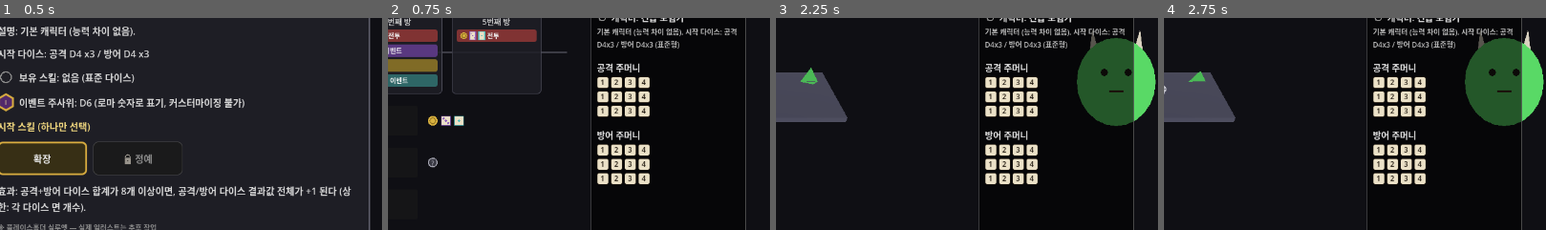
Above: before the commit, frames 1-4 (left to right).
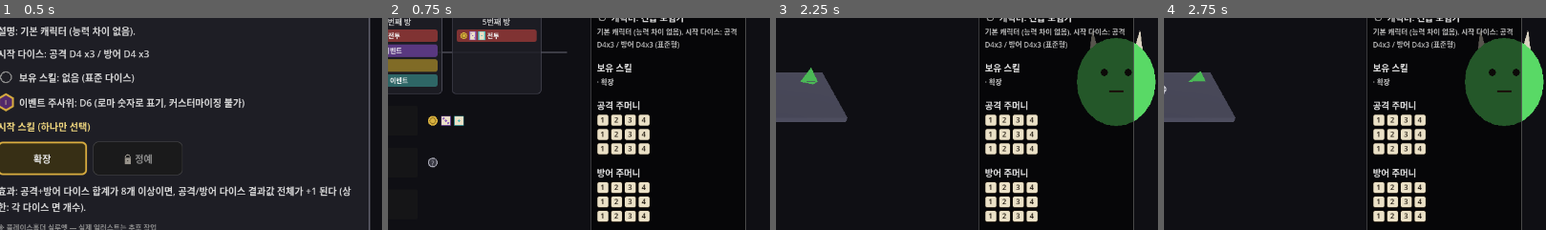
Above: after the commit, the same moments.

Repository: YGseok/ProjectD
Game: Godot game, scene res://code/scenes/character_select.tscn
The game is run twice, just before and just after one commit, with the same random seed, the same clock (stepped at 60 frames per second) and the same inputs.
Inputs:
- Up to frame 1 (0.5 s): no input
- Up to frame 2 (0.75 s): click "[8] 던전 시작" at 0.5 s
- Up to frame 3 (2.25 s): click "[1] 전투 방 입장 (1번째 방)" at 1.25 s; click "[1] 덱 보기" at 2 s
- Up to frame 4 (2.75 s): no input
The pictures show only the part of the screen within x 50-100%, y 23-73%; the shares and areas given below are measured in that part.

Frame 1 is identical in both runs. In frame 2, 6.8% of the frame differs, in the area x 54-69%, y 21-97%; in frame 3, 6.8%; in frame 4, 6.8%.

Commit message:
feat: DeckPanel에 "보유 스킬" 목록 표시 ([미니 기획 D]-6 완료)
RunState.skill_flags(시작 스킬 + 이벤트 획득 스킬 + "+" 강화판)를 모아서
보여주는 화면이 없었던 것을 DeckPanel에 섹션으로 추가. SkillPool.find_skill()
로 네 스킬 상수(SKILLS/UNIQUE_SKILLS/UPGRADE_SKILLS/STARTING_SKILLS)에서
id -> 이름을 조회하고, DeckPanel._signature()에 skill_flags를 포함시켜
스킬 획득 시에도 패널이 갱신되도록 함께 고침.

큐의 다른 항목은 전부 사람 플레이 피드백/설계 결정이 필요한 상태라, 이미
설계가 확정돼 있던 이 항목(원문이 "선택, 급하지 않음"으로 미뤄뒀던 부분)을
대신 마무리함. dice_test.gd 회귀 검증 추가 + qa_shot.sh로 dungeon_map/
combat_test 양쪽에서 겹침 없음 확인.

Co-Authored-By: Claude Sonnet 5 <noreply@anthropic.com>

Diff:
--- a/code/scenes/combat_test.gd
+++ b/code/scenes/combat_test.gd
@@ -1451,7 +1451,11 @@
 ## 때문에 화면 오른쪽 끝(x>=980)의 DeckPanel(캐릭터 정보 섹션 포함, 2026-09-15 신규)이
 ## 매번 잘려서 안 보임 — 확인용으로 패널을 화면 왼쪽으로 옮기고 열어서 캡처한다
 ## (게임 로직에는 영향 없음, dungeon_map.gd의 _debug_move_deck_panel_left와 같은 이유).
+## 2026-09-28: "보유 스킬" 섹션(deck_panel.gd 신규)이 이 화면(다이스 뷰포트/초상화/로그로
+## 이미 화면이 꽉 찬, 유일하게 DeckPanel이 상시 표시가 아니라 토글인 씬)에서도 다른
+## 섹션과 안 겹치는지 함께 확인하기 위해 skill_flags를 채운다.
 func _debug_move_deck_panel_left() -> void:
+	RunState.skill_flags = ["deep_breath", "spare_die_plus", "frenzy_deepen_plus", "start_expand"]
 	deck_panel.offset_left = 20.0
 	deck_panel.offset_right = 280.0
 	deck_panel.visible = true
--- a/code/scenes/deck_panel.gd
+++ b/code/scenes/deck_panel.gd
@@ -23,6 +23,12 @@
 ## character_profiles.gd의 gimmick 설명 텍스트가 유일한 캐릭터별 능력이라 그걸
 ## 그대로 보여준다 — 이벤트로 얻는 별도 "고유 스킬" 시스템 자체는 아직 없음(DESIGN.md
 ## "고유 스킬(이벤트로 획득)은 아직 없음" 참고, 다음 할 일 큐 "캐릭터 스킬 이벤트 신설").
+##
+## 보유 스킬 목록(2026-09-28): [미니 기획 D]-6("선택, 급하지 않음"이라 미착수로 남아있던
+## 항목, STATUS.md 큐 16 참고) — RunState.skill_flags(런 시작 스킬 + 이벤트로 얻은
+## 공용/고유 스킬 + "+" 강화판, 전부 문자열 id로만 쌓이던 것)를 이름으로 풀어 캐릭터
+## 섹션 아래에 나열한다. 지금까지는 스킬을 얻어도 이 패널/캐릭터 선택 화면 어디에도
+## "지금 뭘 갖고 있는지" 모아서 보여주는 곳이 없었다.
 
 const CHIP_SIZE := 20.0
 const CHIP_GAP := 3.0
@@ -64,7 +70,7 @@
 
 
 func _signature() -> String:
-	return "%s#%s#%s" % [RunState.character_id, _bag_signature(RunState.player_attack_bag), _bag_signature(RunState.player_defense_bag)]
+	return "%s#%s#%s#%s" % [RunState.character_id, _bag_signature(RunState.player_attack_bag), _bag_signature(RunState.player_defense_bag), ",".join(RunState.skill_flags)]
 
 
 func _bag_signature(bag: DiceBag) -> String:
@@ -82,6 +88,8 @@
 		c.queue_free()
 	_add_character_section()
 	_add_spacer()
+	_add_skills_section()
+	_add_spacer()
 	_add_section("공격 주머니", RunState.player_attack_bag)
 	_add_spacer()
 	_add_section("방어 주머니", RunState.player_defense_bag)
@@ -116,6 +124,37 @@
 	desc.add_theme_color_override("font_color", Color(0.75, 0.75, 0.75))
 	desc.autowrap_mode = TextServer.AUTOWRAP_WORD
 	_vbox.add_child(desc)
+
+
+## STATUS.md 큐 16([미니 기획 D]-6, "선택, 급하지 않음"으로 미착수 남아있던 항목) —
+## RunState.skill_flags에 쌓인 스킬(런 시작 스킬 + 이벤트로 얻은 공용/고유 스킬 +
+## "+" 강화판, 전부 같은 배열에 문자열 id로만 저장됨)을 이름으로 풀어 목록으로 보여준다.
+## SkillPool.find_skill()이 SKILLS/UNIQUE_SKILLS/UPGRADE_SKILLS/STARTING_SKILLS 네
+## 상수를 전부 뒤져 이름을 찾아주므로, 이 패널은 어느 스킬이 어느 상수 출신인지 몰라도
+## 된다 — 새 스킬 종류가 늘어도 이 코드는 그대로 유지됨. 새 위젯을 만들지 않고 캐릭터
+## 섹션과 같은 Label 나열 패턴을 재사용했다.
+func _add_skills_section() -> void:
+	var title := Label.new()
+	title.text = "보유 스킬"
+	title.add_theme_font_size_override("font_size", 15)
+	title.add_theme_color_override("font_color", Color(0.9, 0.9, 0.9))
+	_vbox.add_child(title)
+
+	if RunState.skill_flags.is_empty():
+		var empty_label := Label.new()
+		empty_label.text = "(없음)"
+		empty_label.add_theme_font_size_override("font_size", 12)
+		empty_label.add_theme_color_override("font_color", Color(0.6, 0.6, 0.6))
+		_vbox.add_child(empty_label)
+		return
+
+	for skill_id in RunState.skill_flags:
+		var skill := SkillPool.find_skill(skill_id)
+		var skill_label := Label.new()
+		skill_label.text = "· %s" % String(skill.get("name", skill_id))
+		skill_label.add_theme_font_size_override("font_size", 12)
+		skill_label.add_theme_color_override("font_color", Color(0.75, 0.75, 0.75))
+		_vbox.add_child(skill_label)
 
 
 func _add_section(title_text: String, bag: DiceBag) -> void:
--- a/code/scenes/dice_test.gd
+++ b/code/scenes/dice_test.gd
@@ -207,6 +207,10 @@
 	lines.append("")
 	lines.append("[시작 스킬 적용 배선 검증: run_state.gd reset_run() -> SkillPool.grant() / combat_test.gd 조건부 apply_flat_bonus]")
 	all_pass = _check_starting_skill_combat_wiring(lines) and all_pass
+
+	lines.append("")
+	lines.append("[스킬 id -> 이름 조회 검증: skill_pool.gd SkillPool.find_skill / deck_panel.gd DeckPanel._add_skills_section]")
+	all_pass = _check_skill_pool_lookup(lines) and all_pass
 
 	lines.append("")
 	lines.append("결과: %s" % ("PASS" if all_pass else "FAIL"))
@@ -3376,3 +3380,47 @@
 	RunState.chosen_starting_skill_id = chosen_backup
 	RunState.reset_run(character_backup)
 	return ok
+
+
+## SkillPool.find_skill()이 DeckPanel "보유 스킬" 섹션(2026-09-28 신규)이 기댈 유일한
+## 조회 지점이라, 네 상수(SKILLS/UNIQUE_SKILLS/UPGRADE_SKILLS/STARTING_SKILLS) 각각에서
+## 최소 하나씩 실제로 찾아지는지 + 없는 id는 빈 Dictionary를 반환하는지 검증한다.
+func _check_skill_pool_lookup(lines: PackedStringArray) -> bool:
+	var ok := true
+
+	var deep_breath := SkillPool.find_skill("deep_breath")
+	var deep_breath_ok: bool = deep_breath.get("name", "") == "심호흡"
+	ok = deep_breath_ok and ok
+	lines.append("  SKILLS 조회: find_skill('deep_breath').name=%s (기대 '심호흡') -> %s" % [
+		deep_breath.get("name", ""), "OK" if deep_breath_ok else "FAIL"
+	])
+
+	var frenzy := SkillPool.find_skill("frenzy_deepen")
+	var frenzy_ok: bool = frenzy.get("name", "") == "광기 심화"
+	ok = frenzy_ok and ok
+	lines.append("  UNIQUE_SKILLS 조회: find_skill('frenzy_deepen').name=%s (기대 '광기 심화') -> %s" % [
+		frenzy.get("name", ""), "OK" if frenzy_ok else "FAIL"
+	])
+
+	var frenzy_plus := SkillPool.find_skill("frenzy_deepen_plus")
+	var frenzy_plus_ok: bool = frenzy_plus.get("name", "") == "광기 심화+"
+	ok = frenzy_plus_ok and ok
+	lines.append("  UPGRADE_SKILLS 조회: find_skill('frenzy_deepen_plus').name=%s (기대 '광기 심화+') -> %s" % [
+		frenzy_plus.get("name", ""), "OK" if frenzy_plus_ok else "FAIL"
+	])
+
+	var start_expand := SkillPool.find_skill("start_expand")
+	var start_expand_ok: bool = start_expand.get("name", "") == "확장"
+	ok = start_expand_ok and ok
+	lines.append("  STARTING_SKILLS 조회: find_skill('start_expand').name=%s (기대 '확장') -> %s" % [
+		start_expand.get("name", ""), "OK" if start_expand_ok else "FAIL"
+	])
+
+	var unknown := SkillPool.find_skill("no_such_skill_id")
+	var unknown_ok: bool = unknown.is_empty()
+	ok = unknown_ok and ok
+	lines.append("  존재하지 않는 id 조회: find_skill('no_such_skill_id')=%s (빈 Dictionary 기대) -> %s" % [
+		unknown, "OK" if unknown_ok else "FAIL"
+	])
+
+	return ok
--- a/code/scenes/dungeon_map.gd
+++ b/code/scenes/dungeon_map.gd
@@ -718,6 +718,16 @@
 	customize_panel._show_die_target_picker(0)
 
 
+## QA 전용 — DeckPanel "보유 스킬" 섹션(2026-09-28 신규)이 여러 개(공용/고유/"+" 강화판
+## 섞어서 이름 길이도 다양하게) 쌓였을 때 캐릭터/공격/방어 섹션과 겹치지 않는지 확인하기
+## 위함. 캡처 폭이 1028px로 잘리는 환경 이슈 때문에 기존 _debug_move_deck_panel_left류와
+## 같은 이유로 패널을 왼쪽으로 옮긴다.
+func _debug_move_deck_panel_left_with_skills() -> void:
+	RunState.skill_flags = ["deep_breath", "spare_die_plus", "frenzy_deepen_plus", "start_expand"]
+	deck_panel.offset_left = 20.0
+	deck_panel.offset_right = 280.0
+
+
 ## QA 전용 — 화면으로는 확인할 수 없는 "실제 교환 로직"(다이스 소모, 밀려난 다이스가
 ## 인벤토리로 돌아오는 것)을 콘솔 출력으로 검증하기 위한 일회성 훅.
 func _debug_verify_die_swap() -> void:
--- a/code/systems/skill_pool.gd
+++ b/code/systems/skill_pool.gd
@@ -333,3 +333,22 @@
 		if skill["upgrades"] == base_id:
 			grant(skill["id"])
 			return
+
+
+## skill_id로 네 상수(SKILLS/UNIQUE_SKILLS/UPGRADE_SKILLS/STARTING_SKILLS) 전체를 찾아
+## 이름/설명을 조회한다(DeckPanel "보유 스킬" 목록처럼 skill_flags에 쌓인 id만으로
+## 화면에 표시할 이름이 필요한 곳에서 재사용). 못 찾으면 빈 Dictionary를 반환한다.
+static func find_skill(skill_id: String) -> Dictionary:
+	for skill in SKILLS:
+		if skill["id"] == skill_id:
+			return skill
+	for skill in UNIQUE_SKILLS:
+		if skill["id"] == skill_id:
+			return skill
+	for skill in UPGRADE_SKILLS:
+		if skill["id"] == skill_id:
+			return skill
+	for skill in STARTING_SKILLS:
+		if skill["id"] == skill_id:
+			return skill
+	return {}
Not shown, changed: docs/STATUS.md
Not shown, changed: docs/STATUS_ARCHIVE.md
Not shown, changed: docs/feedback/INBOX.md
